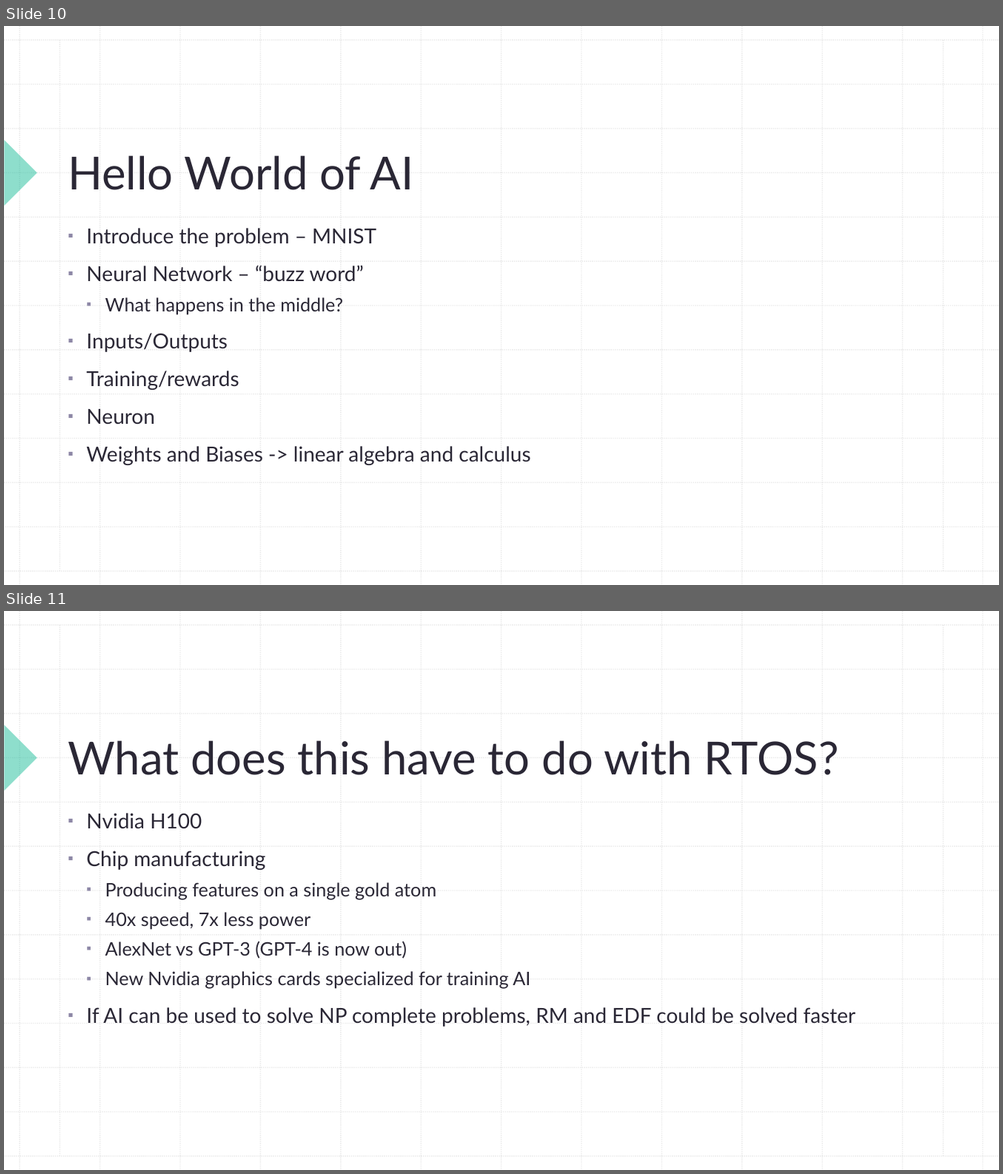
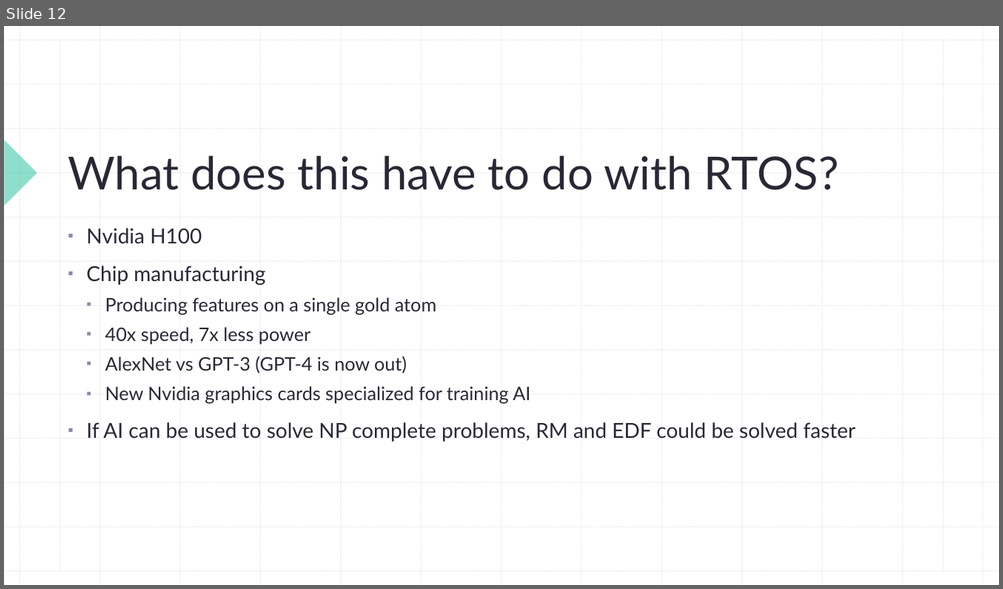
Before and after one commit to carternetty/ece5780, a slide deck: lab3/AI_RTOS.pptx. Shown one above the other, each under a label of ours: slides 10 and 11 before the commit, slide 12 after it. The pictures are 1003x1174 and 1003x589 pixels, drawn with LibreOffice and Linux fonts; fonts in the diff are those of the drawing. Boxes give left, top, right and bottom in pixels: in the first picture for what was removed or moved away, otherwise in the second. Text is boxed around its words. In the diff, an @@ line names an element or a change of style, - is before the commit and + after.

```diff
--- a/lab3/AI_RTOS.pptx
+++ b/lab3/AI_RTOS.pptx
@@ slide 10 removed at box(4, 26, 999, 585), background #FFFFFF; not listed: 29 template elements that a slide beside it also shows @@
@@ title removed at box(68, 156, 414, 190) @@
-Hello World of AI
@@ text removed at box(86, 228, 530, 466) @@
-▪ Introduce the problem – MNIST
-▪ Neural Network – “buzz word”
-  ▪ What happens in the middle?
-▪ Inputs/Outputs
-▪ Training/rewards
-▪ Neuron
-▪ Weights and Biases -> linear algebra and calculus
@@ what was slide 11 is now slide 12 @@
```
Also in this commit, not shown: 2 slides changed, 2 slides added.
